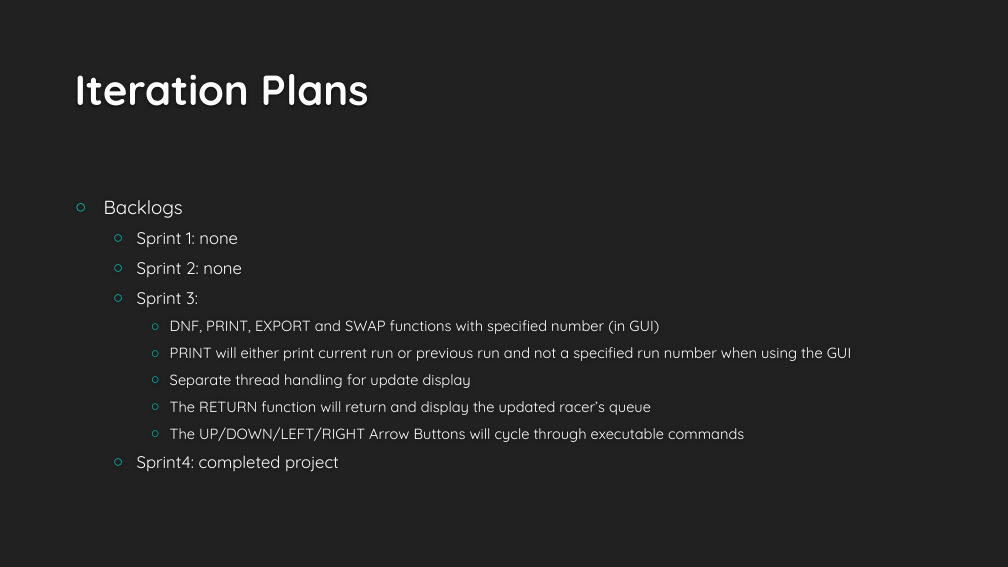
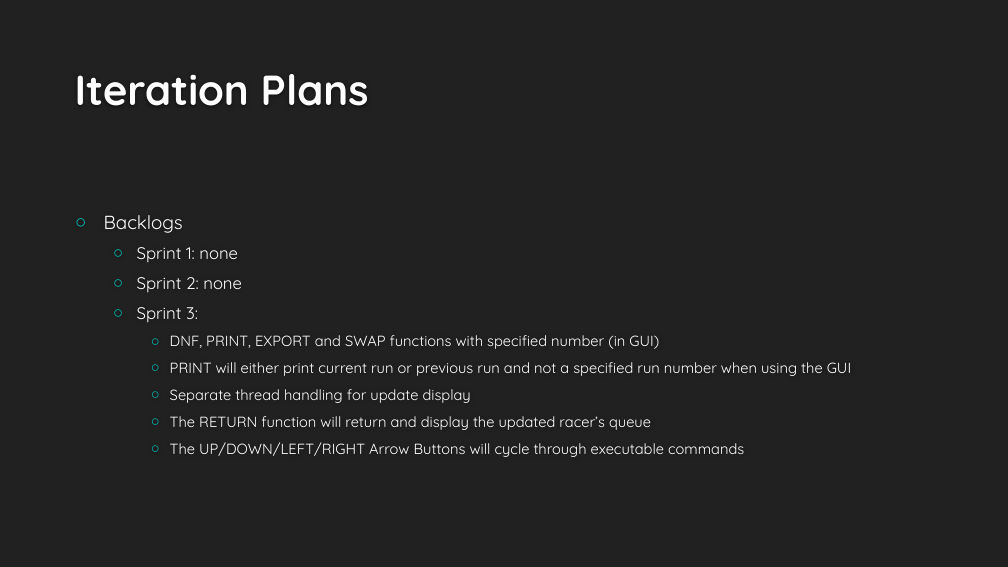
Before and after one commit to Fastwatch/FastWatch361, a slide deck: slide 7 of Artifacts/Presentation/Fastwatch.pptx (slide 6 before the commit). Drawn at 1008x567 pixels with LibreOffice and Linux fonts; fonts in the diff are those of the drawing; background and template pictures are left out. Boxes give left, top, right and bottom in pixels: in the first picture for what was removed or moved away, otherwise in the second. Text is boxed around its words. In the diff, an @@ line names an element or a change of style, - is before the commit and + after.

```diff
--- a/Artifacts/Presentation/Fastwatch.pptx
+++ b/Artifacts/Presentation/Fastwatch.pptx
@@ text at [137,455,339,472]: paragraph removed @@
-  ○ Sprint4: completed project
```
Also in this commit, not shown: 2 other slides changed, 4 slides added, 2 slides removed, 4 other files.
